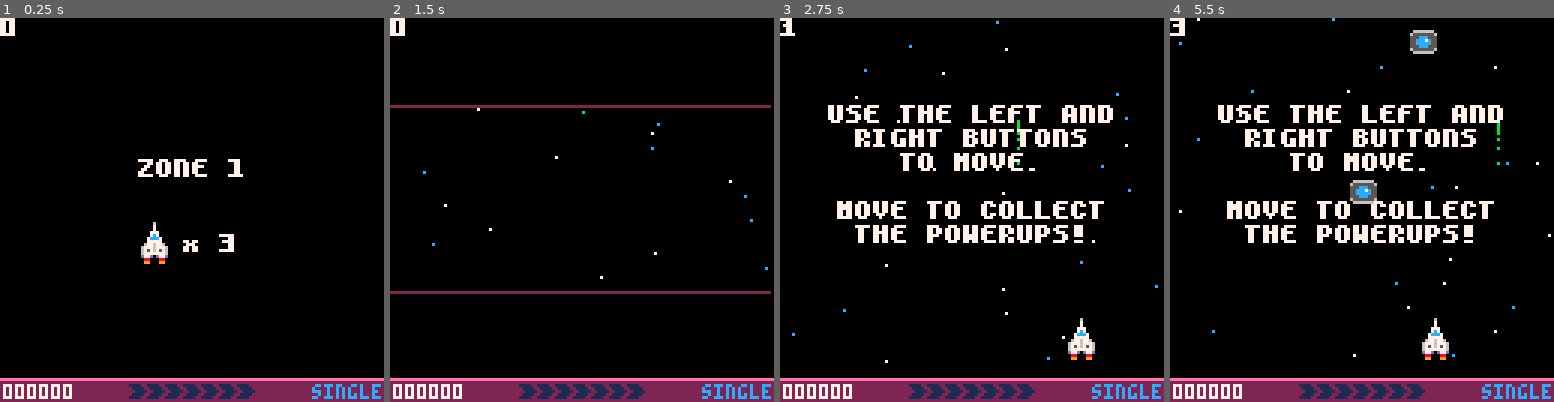
Above: before the commit, frames 1-4 (left to right).
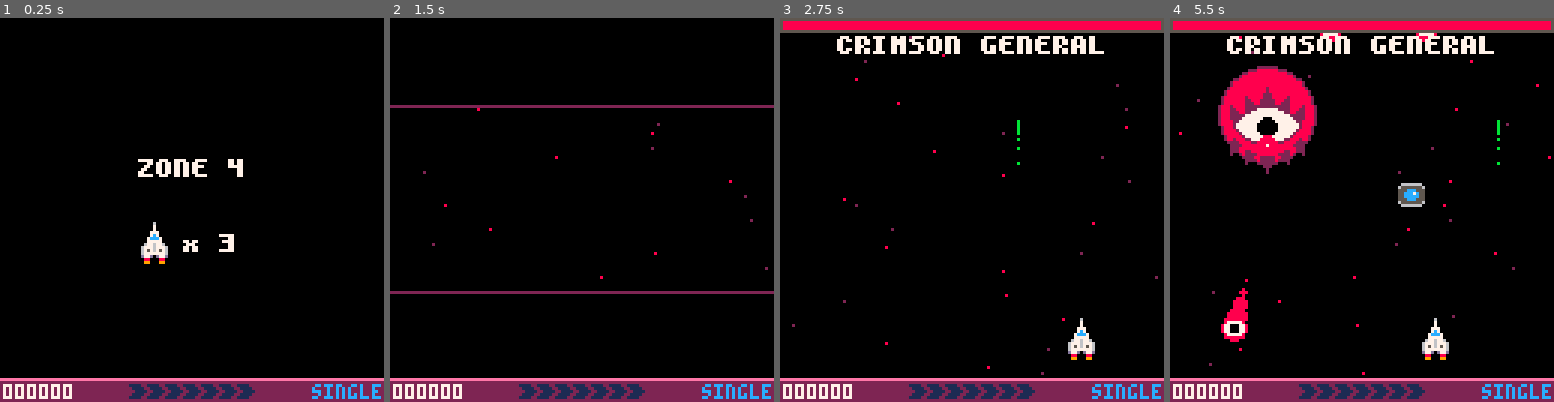
Above: after the commit, the same moments.

Repository: Mush101/arcade
Game: PICO-8 cartridge game.p8
The game is run twice, just before and just after one commit, with the same random seed, the same clock (stepped at 60 frames per second) and the same inputs.
Inputs:
- Up to frame 1 (0.25 s): no input
- Up to frame 2 (1.5 s): tap X (X key) at 0.33, 1.07 s; tap O (Z key) at 0.7 s
- Up to frame 3 (2.75 s): hold Right 1.6-2.1 s; tap O (Z key) at 1.7, 2.1, 2.5 s; tap X (X key) at 1.85 s; hold Up 2.15-2.42 s; hold Right from 2.47 s (still down)
- Up to frame 4 (5.5 s): tap O (Z key) every 0.4 s from 2.9 to 5.3 s; tap X (X key) at 2.97, 4.08, 5.2 s; release Right at 3.03 s; hold Left 3.08-3.58 s; hold Down 3.63-3.97 s; hold Right 4.02-4.68 s; hold Up 4.73-5.03 s; hold Left from 5.08 s (still down)

The runs differ from the first frame. In frame 1, 0.3% of the frame differs, in the area x 0-64%, y 0-42%; in frame 2, 0.3%; in frame 3, 13%; in frame 4, 18%, in the area x 0-100%, y 0-93%.

Commit message:
Implemented first boss

Diff:
--- a/game.p8
+++ b/game.p8
@@ -95,7 +95,7 @@
 	end
 
 	-- Shooting
-	if self.shot_timer <= 0 and not warp_zone then
+	if self.shot_timer <= 0 and not warp_zone and not intro then
 		if btn(4) or btn(5) then
 			if weapon_level == 0 then
 				self.shot_timer = 20
@@ -155,10 +155,10 @@
 
 --------------------------------------------------------------------------------------------------------------------------------
 
-star = actor:new({colour = 7, depth = -20})
+star = actor:new({colour = 7, depth = -20, background})
 
 function star:update()
-	if self.colour == 7 then
+	if not self.background then
 		self.y += star_speed
 	else
 		self.y += star_speed/2
@@ -167,6 +167,11 @@
 	if self.y >= 128 then
 		self.y -=128
 		self.x = rnd(127)
+	end
+	if self.background then
+		self.colour = star_col_2
+	else
+		self.colour = star_col_1
 	end
 end
 
@@ -213,14 +218,16 @@
 powerup = actor:new({speed = 0.5, collision_width=9, collision_height=8, collision_offset_x=0, collision_offset_y=0})
 
 function powerup:update()
-	self.interactable = not tutorial_over
+	self.interactable = not tutorial_over and current_zone == 1
 	self.y+=self.speed * game_speed
 	if self.y >=128 then
 		self.dead = true;
 	elseif self:collides(player) then
 		charge +=1
 		self.dead = true
-		add_actor(points_marker:new({x = self.x+4, y = self.y+3, value = 1}))
+		if not self.no_points then
+			add_actor(points_marker:new({x = self.x+4, y = self.y+3, value = 1}))
+		end
 		if charge >= max_charge then
 			sfx(6)
 		else
@@ -264,6 +271,8 @@
 			self:go_away()
 		elseif self.final == "target" then
 			self:target()
+		elseif self.final == "vanish" then
+			self.dead = true
 		end
 	end
 
@@ -364,23 +373,139 @@
 function basic_enemy:hit()
 	if not self.dead and self.y>-4 then
 		self.dead = true
-		add_actor(points_marker:new({x = self.x, y = self.y, value = self.points}))
+		if self.points!=0 then
+			add_actor(points_marker:new({x = self.x, y = self.y, value = self.points}))
+		end
 
 		for i =0,0.9,0.1 do
 			add_actor(death_effect:new({x=self.x, y=self.y, colour=self.colour, angle = i}))
 		end
 
-		if(rnd(6)<3) add_actor(powerup:new({x=self.x-4, y = self.y-4}))
+		local no_points = false
+		if self.points == 0 then
+			no_points = true
+		end
+		if(rnd(6)<3) add_actor(powerup:new({x=self.x-4, y = self.y-4, no_points = no_points}))
 		sfx(4)
 	end
 end
 
 --------------------------------------------------------------------------------------------------------------------------------
 
+boss_enemy = basic_enemy:new({collision_width = 33, collision_height = 16, collision_offset_x = -16, collision_offset_y = -8, secondary_colour = 2, iframes=0, health=16, max_health=16, points=100, pupil_offset_x = 0, pupil_offset_y = 0, pupil_offset_x_goal=0, pupil_size = 3, name="crimson general"})
+
+function boss_enemy:update()
+	if not self.prev_x then
+		self.prev_x = self.x
+		self.prev_y = self.y
+		self.goal_x = self.x
+		self.goal_y = self.y
+	end
+	if self.pupil_offset_x < self.pupil_offset_x_goal then
+		self.pupil_offset_x += 1
+	elseif self.pupil_offset_x > self.pupil_offset_x_goal then
+		self.pupil_offset_x -= 1
+	end
+	self.iframes = max(0, self.iframes-1)
+	self:move()
+	if self.attacking then
+		self.pupil_size+=0.5
+		if self.pupil_size >= 3 then
+			add_actor(big_enemy_attack:new({x=self.x-3+self.pupil_offset_x, y=self.y-3+self.pupil_offset_y+4, colour = self.colour}))
+			self.pupil_size = 3
+			self.attacking=false
+		end
+	end
+end
+
+function boss_enemy:draw()
+	if self.iframes%4<2 then
+		circfill(self.x, self.y, 16, self.colour)
+		sspr(0, 40, 32, 16, self.x-16, self.y-4)
+		sspr(32, 40, 32, 16, self.x-16, self.y-9)
+		sspr(32, 40, 32, 16, self.x-16, self.y+4, 32, 16, false, true)
+		circ(self.x, self.y, 16, self.secondary_colour)
+		circfill(self.x+self.pupil_offset_x, self.y+4+self.pupil_offset_y, self.pupil_size, 0)
+	end
+end
+
+function boss_enemy:hit()
+	if not self.dead and self.y>-4 and self.iframes <=0 then
+		self.health-=1
+		self.iframes = 16
+
+		if self.health <=0 then
+			self.dead = true
+			add_actor(points_marker:new({x = self.x, y = self.y, value = self.points}))
+
+			for i =0,0.9,0.1 do
+				add_actor(death_effect:new({x=self.x, y=self.y, colour=self.colour, angle = i, size=6}))
+			end
+			sfx(4)
+			next_level = 1
+			for i in all(actors) do
+				if i.enemy or i.projectile then
+					i.dead = true
+				end
+			end
+		end
+	end
+end
+
+function boss_enemy:time_unit_over()
+	self.goal_x = flr(rnd(3)) * 32 + 32
+	self.goal_y = 32
+	self.prev_x = self.x
+	self.prev_y = self.y
+	if self.goal_x < self.x-4 then
+		self.pupil_offset_x_goal = -4
+	elseif self.goal_x > self.x+4 then
+		self.pupil_offset_x_goal = 4
+	else
+		self.pupil_offset_x_goal = 0
+		self.attacking = true
+		self.pupil_size = 0
+	end
+
+	for i = 32,96,32 do
+		if abs(i-self.x) > 16 then
+			add_actor(basic_enemy:new({x=i,actions_over=true,points=0,final="go_away", actions = {{x=i,y=-8}, {x=i,y=64}} }))
+		end
+	end
+end
+
+--------------------------------------------------------------------------------------------------------------------------------
+
+healthbar = actor:new({tracking=nil, depth=20, y=-12})
+
+function healthbar:update()
+	if self.y > -12 and self.tracking != nil and self.tracking.health<=0 then
+		self.y-=1
+		if self.y<=-12 then
+			self.tracking = nil
+		end
+	elseif self.y < 0 and self.tracking!=nil then
+		self.y+=1
+	end
+end
+
+function healthbar:draw()
+	if self.tracking!=nil then
+		rectfill(0,self.y,127,self.y+4,5)
+		rectfill(1,self.y+1,126,self.y+3,2)
+		if self.tracking.health>0 then
+			rectfill(1,self.y+1,126*(self.tracking.health/self.tracking.max_health),self.y+3,8)
+		end
+		centre_pr(self.tracking.name,64,self.y+9,7)
+	end
+end
+
+--------------------------------------------------------------------------------------------------------------------------------
+
 points_marker = actor:new({value = 1, life = 0, depth = 50})
 
 function points_marker:update()
-	if self.life == 0 then
+	if self.life == 0 and not dying then
 		score:add(self.value)
 	end
 	self.life+=1
@@ -391,15 +516,15 @@
 end
 
 function points_marker:draw()
-	--if self.life%2==0 then
-	local print_string = self.value.."0"
-	for i=-1,1 do
-		for j=-1,1 do
-			print(print_string, self.x-2*#print_string+i, self.y-3+j, 0)
-		end
-	end
-	print(print_string, self.x-2*#print_string, self.y-3, 7)
-	--end
+	if not dying then
+		local print_string = self.value.."0"
+		for i=-1,1 do
+			for j=-1,1 do
+				print(print_string, self.x-2*#print_string+i, self.y-3+j, 0)
+			end
+		end
+		print(print_string, self.x-2*#print_string, self.y-3, 7)
+	end
 end
 
 --------------------------------------------------------------------------------------------------------------------------------
@@ -491,7 +616,7 @@
 
 --------------------------------------------------------------------------------------------------------------------------------
 
-enemy_attack = actor:new({collision_width=5, collision_height=5, colour = 8, interactable = true})
+enemy_attack = actor:new({collision_width=5, collision_height=5, colour = 8, interactable = true, projectile = true})
 
 function enemy_attack:update()
 	self.y+=1 * game_speed
@@ -504,10 +629,23 @@
 	end
 end
 
+function enemy_attack:hit()
+
+end
+
 function enemy_attack:draw()
 	self.depth = 2 + self.y/128
 	pal(8, self.colour)
 	spr(35, self.x, self.y)
+	pal()
+end
+
+big_enemy_attack = enemy_attack:new({collision_width=7, collision_height=7, colour = 8, interactable = true})
+
+function big_enemy_attack:draw()
+	self.depth = 2 + self.y/128
+	pal(8, self.colour)
+	spr(36, self.x, self.y)
 	pal()
 end
 
@@ -585,6 +723,8 @@
 
 	game_speed = 1
 	star_speed = 2
+	star_col_1 = 0
+	star_col_2 = 0
 
 	create_stars()
 
@@ -618,7 +758,7 @@
 
 	add_actor(zone_controller)
 
-	current_zone = 1
+	current_zone = 4
 
 	zone_controller:set_zone(zones[current_zone])
 
@@ -628,6 +768,10 @@
 
 	next_zone_1 = 1
 	next_zone_2 = 1
+
+	local boss = boss_enemy:new({x=64,y=-32})
+	add_actor(boss)
+	add_actor(healthbar:new({tracking=boss}))
 end
 
 function setup_zones()
@@ -663,6 +807,45 @@
 	-- zones[1] = {
 	-- 	{wait=1}
 	-- }
+	zones[2] = {
+		new_basic_formation(5, 64, 32, -24, 8, 2, true, 0),
+		{wait=7},
+		new_side_bouncer("left",32,32,96,32,4,"lots",2),
+		new_side_bouncer("right",96,64,32,64,2,"lots",3),
+		{wait=7},
+		new_basic_formation(5, 64, 64, -24, 8, 6, false, 0),
+		new_side_bouncer("left",32,32,64,32,4,"lots",2),
+		new_side_bouncer("right",96,32,64,32,3,"lots",3),
+		{wait=7},
+		join({new_side_bouncer("left",32,32,96,32,4,"lots",2),new_side_bouncer("right",96,48,32,64,2,"lots",3)}),
+		new_basic_formation(3, 64, 64, -24, 8, 2, true, 0),
+		{wait=7},
+		new_side_bouncer("left",256,16,-128,16,0,false,4),
+		{wait=7},
+		new_basic_formation(5, 64, 64, -24, 8, 4, "lots", 0),
+		{wait=16}
+	}
+
+	zones[3] = {
+		new_basic_formation(5, 64, 32, -24, 8, 2, true, 0),
+		{wait=7},
+		join({new_side_bouncer("left",32,64,32,32,4,"lots",2),new_side_bouncer("right",96,32,96,64,4,"lots",3)}),
+		{wait=7},
+		join({new_side_bouncer("left",32,32,32,64,4,"lots",3), new_side_bouncer("right",96,64,96,32,4,"lots",3)}),
+		join({new_side_bouncer("left",32,32,96,32,3,false,2),new_side_bouncer("right",96,64,32,64,3,false,2)}),
+		{wait=7},
+		new_side_bouncer("left",256,16,-128,16,0,false,4),
+		{wait=7},
+		new_basic_formation(3, 64, 64, -24, 8, 2, true, 0),
+		join({new_side_bouncer("left",32,32,96,32,4,"lots",2),new_side_bouncer("right",96,48,32,64,2,"lots",3)}),
+		{wait=3},
+		new_basic_formation(3, 64, 64, -24, 8, 2, true, 0),
+		{wait=16}
+	}
+
+	zones[4] = {
+		{wait=16}
+	}
 end
 
 function create_stars()
@@ -671,7 +854,7 @@
 	end
 
 	for i = 0,127,8 do
-		add_actor(star:new({x=rnd(127), y=i, colour=12, depth=-21}))
+		add_actor(star:new({x=rnd(127), y=i, background = true, depth=-21}))
 	end
 end
 
@@ -680,6 +863,8 @@
 function _update60()
 
 	tutorial_over = tutorials_shown >= 2
+
+	set_zone_properties()
 
 	if not update_intro() then
 		do_timing()
@@ -707,7 +892,7 @@
 
 	animate_powerups()
 
-	debug_speed()
+	--debug_speed()
 
 	if dying then
 		star_speed = max(0, star_speed-0.1)
@@ -745,8 +930,8 @@
 				enemy.final = "target"
 			elseif a.level == 4 then
 				enemy.colour = special_enemy_col
-				enemy.final = "go_away"
-				enemy.points = 10
+				enemy.final = "vanish"
+				enemy.points = 50
 			end
 
 			add_actor(enemy)
@@ -800,7 +985,7 @@
 	end
 	local first = true
 	for i = 0, num_times do
-		local i_shoot = i == num_times-1 and shoot
+		local i_shoot = shoot=="lots" or (i == num_times-1 and shoot)
 		if first then
 			add(actions, {x=x1,y=y1,shoot=i_shoot})
 		else
@@ -887,6 +1072,30 @@
 	return false
 end
 
+function set_zone_properties()
+	if current_zone == 1 then
+		star_col_1 = 7
+		star_col_2 = 12
+		next_zone_1 = 2
+		next_zone_2 = 3
+	elseif current_zone == 2 then
+		star_col_1 = 7
+		star_col_2 = 14
+		next_zone_1 = 1
+		next_zone_2 = 3
+	elseif current_zone == 3 then
+		star_col_1 = 7
+		star_col_2 = 11
+		next_zone_1 = 1
+		next_zone_2 = 2
+	elseif current_zone == 4 then
+		star_col_1 = 8
+		star_col_2 = 2
+		next_zone_1 = 1
+		next_zone_2 = 1
+	end
+end
+
 function do_timing()
 	if anything_interactable() then
 		time_unit += 0.01 * game_speed
@@ -976,14 +1185,16 @@
 	--print(#actors, 0,0,7)
 	score:draw()
 	draw_intro()
-	pr(""..num_time_units,0,0,7)
+	--pr(""..num_time_units,0,0,7)
 end
 
 function draw_intro()
 	if intro then
-		clip(0,0,127,120)
-		rectfill(0,0,127,intro_black_bars,0)
-		rectfill(0,120-intro_black_bars,127,119,0)
+		clip(0,0,128,120)
+		if intro_black_bars>0 then
+			rectfill(0,0,127,intro_black_bars,0)
+			rectfill(0,120-intro_black_bars,127,119,0)
+		end
 		if intro_timer > 60 then
 			if next_zone then
 				centre_pr("zone "..next_zone, 64, 50, 7)
Not shown, changed: 32 lines of the sprite sheet (__gfx__) section of game.p8
Not shown, changed: sheet.png
